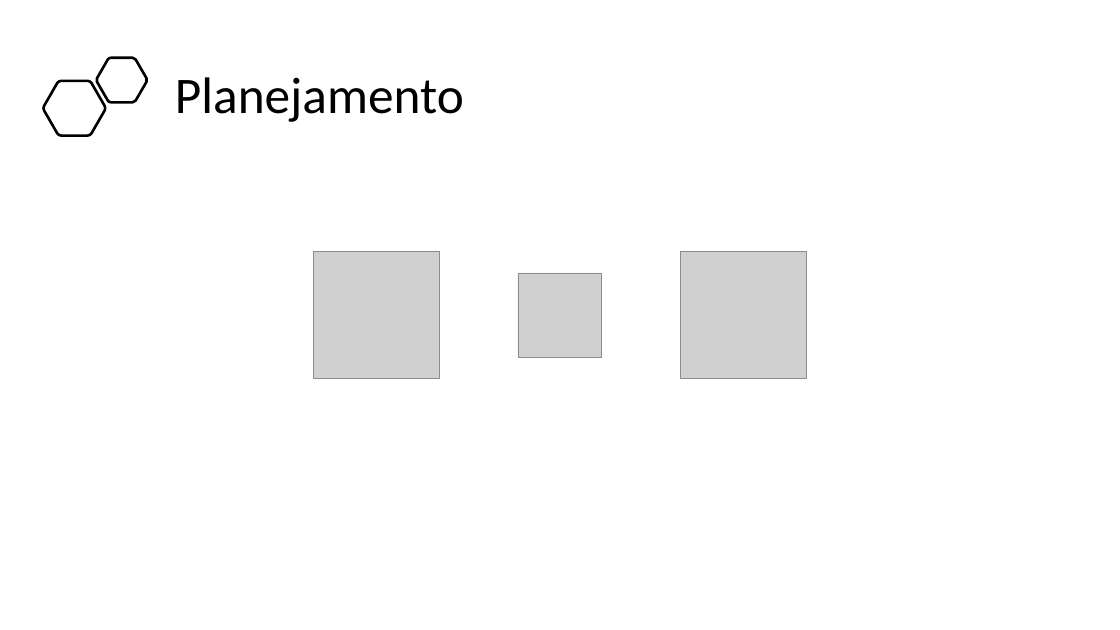
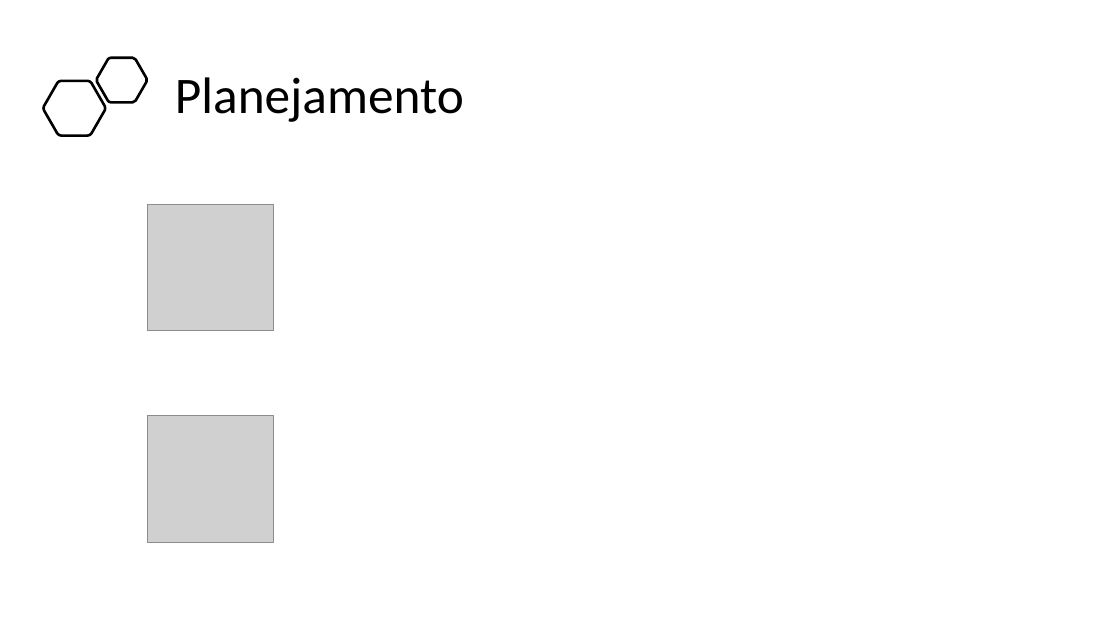
Before and after one commit to BandTec/project-hunter, a slide deck: slide 12 of Documentação/Apresentação - Sprint 3.pptx. Drawn at 1120x630 pixels with LibreOffice and Linux fonts; fonts in the diff are those of the drawing; grey boxes stand for pictures. Boxes give left, top, right and bottom in pixels: in the first picture for what was removed or moved away, otherwise in the second. Text is boxed around its words. In the diff, an @@ line names an element or a change of style, - is before the commit and + after.

```diff
--- a/Documentação/Apresentação - Sprint 3.pptx
+++ b/Documentação/Apresentação - Sprint 3.pptx
@@ picture: place and size @@
-picture at box(681, 252, 807, 378)
+picture at box(147, 204, 273, 330)
@@ picture removed at box(518, 273, 602, 357) @@
@@ picture: place and size @@
-picture at box(313, 252, 439, 378)
+picture at box(147, 416, 273, 542)
```
Also in this commit, not shown: 2 other slides changed, 1 slide added, 1 slide removed.
